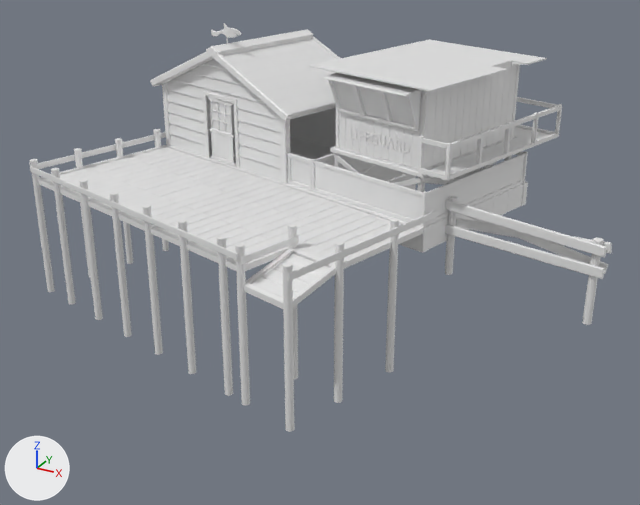
A saved change to the FBX model Unity Stuff/Game Ready Assets/JettyBuildings.fbx.
Rendered twice from a camera (50 mm lens) standing at (-6.0, -12.7, 12.4) and looking at (-21.4, 15.2, -1.6). Every picture has the same lights, and +X, +Y and +Z are marked at lower left. Materials are left out; every surface is plain grey. Where no turn or scale is listed for an object, it has been applied to the vertices. Vertices at the same position are counted once.

In view in the first picture: 'Shack1', 'groundBlocks1', 'jetty', 'lifeguardTower1'.
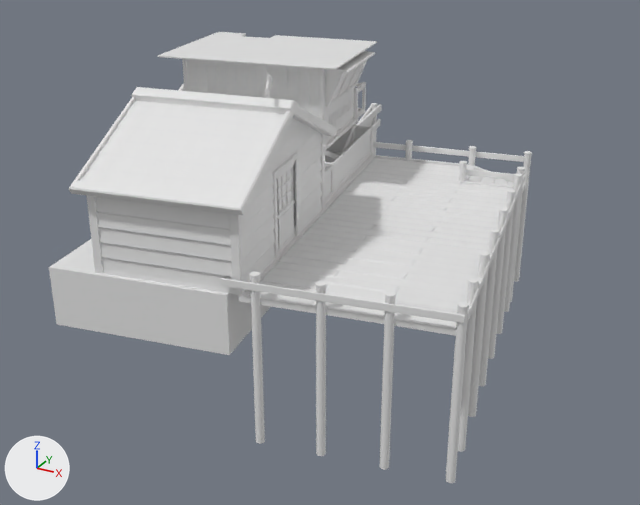
ob_newbuildings is not drawn itself; it is the parent of ob_jetty, ob_shack_grp, ob_lifeguard_grp.

Where the newer file only moved an object's origin or applied its transform, the numbers keep the older frame.

Pixel boxes [x1, y1, x2, y2] of what changed, in the pictures (640 x 505 px; the box of a moved part takes in the faces that stretch with it):
'jetty', turned
    before: [29, 129, 436, 432]
    after: [220, 140, 532, 483]
'Shack1', turned
    before: [150, 29, 341, 184]
    after: [68, 87, 337, 295]
'lifeguardTower1', reshaped
    before: [287, 40, 562, 228]
    after: [158, 32, 377, 204]
'groundBlocks1', turned
    before: [209, 127, 612, 325]
    after: [49, 103, 382, 355]
'weatherVane', turned
    before: [211, 23, 242, 44]
    after: [264, 73, 272, 99]
'wall2', added
    after: [277, 162, 295, 204]
part 1 of me_mesh_003, moved or reshaped
    before: [330, 147, 425, 178]
    after: [325, 119, 358, 150]
part 2 of me_mesh_003, moved or reshaped (not visible afterwards)
    before: [517, 97, 558, 108]
part 3 of me_mesh_003, moved or reshaped (not visible afterwards)
    before: [514, 124, 555, 135]
part 4 of me_mesh_003, moved or reshaped
    before: [335, 64, 520, 169]
    after: [183, 59, 355, 141]
part 5 of me_mesh_003, moved or reshaped
    before: [365, 131, 370, 143]
    after: [335, 111, 337, 122]
part 6 of me_mesh_003, moved or reshaped
    before: [370, 133, 377, 145]
    after: [337, 108, 340, 119]
part 7 of me_mesh_003, moved or reshaped
    before: [379, 135, 386, 147]
    after: [341, 106, 343, 117]
part 8 of me_mesh_003, moved or reshaped
    before: [387, 137, 394, 150]
    after: [343, 104, 346, 115]
part 9 of me_mesh_003, moved or reshaped
    before: [395, 139, 401, 152]
    after: [346, 102, 348, 113]
part 10 of me_mesh_003, moved or reshaped
    before: [402, 141, 410, 153]
    after: [349, 100, 351, 111]
part 11 of me_mesh_003, moved or reshaped
    before: [420, 168, 445, 180]
    after: [357, 109, 365, 119]
part 12 of me_mesh_003, moved or reshaped
    before: [422, 138, 447, 149]
    after: [357, 84, 365, 93]
part 13 of me_mesh_003, moved or reshaped (not visible afterwards)
    before: [450, 133, 558, 180]
part 14 of me_mesh_003, moved or reshaped
    before: [452, 106, 561, 149]
    after: [355, 83, 362, 87]
part 15 of me_mesh_003, moved or reshaped
    before: [418, 136, 424, 173]
    after: [354, 88, 358, 119]
part 16 of me_mesh_003, moved or reshaped
    before: [445, 143, 452, 181]
    after: [362, 82, 366, 109]
part 17 of me_mesh_003, moved or reshaped (not visible afterwards)
    before: [476, 132, 483, 168]
part 18 of me_mesh_003, moved or reshaped (not visible afterwards)
    before: [503, 122, 511, 157]
part 19 of me_mesh_003, moved or reshaped
    before: [287, 40, 562, 228]
    after: [158, 32, 377, 204]

What changed in the scene script:
```text
Change me_mesh_003:
    remove me_mesh_003.from_pydata(...)  # 1769 vertices, 1334 faces; spans x -4.6..4.6, y -4.79..4.79, z -2.77..2.77
    add me_mesh_003.from_pydata(...)  # 1769 vertices, 1334 faces; spans x -11.22..-2.09, y -6.09..2.6, z -2.77..2.77
    me_mesh_003 part 1: the loose piece of 20 vertices spanning x -2.68..1.68, y -4.07..-2.79, z -0.57..-0.41 is turned 115 degrees about the z axis through its middle, then moved by (-2.88, 2.78, 0.0)
    me_mesh_003 part 2: the loose piece of 8 vertices spanning x 1.87..4.48, y 2.75..3.57, z 0.7..0.86 is turned 115 degrees about the z axis through its middle, then moved by (-14.08, -3.28, 0.0)
    me_mesh_003 part 3: the loose piece of 8 vertices spanning x 2.12..4.48, y 2.75..3.5, z -0.41..-0.25 is turned 115 degrees about the z axis through its middle, then moved by (-14.22, -3.12, 0.0)
    me_mesh_003 part 4: the loose piece of 260 vertices spanning x -2.52..3.09, y -3.91..2.83, z -0.33..2.59 is multiplied about its middle by the matrix ((-0.423, -0.906, 0.0), (0.906, -0.423, 0.0), (0.0, 0.0, 1.003)), then moved by (-6.61, -0.63, 0.0)
    me_mesh_003 part 5: the loose piece of 24 vertices spanning x -1.08..-0.84, y -3.29..-3.21, z 0.13..0.56 is turned 115 degrees about the z axis through its middle, then moved by (-2.39, 2.09, 0.0)
    me_mesh_003 part 6: the loose piece of 136 vertices spanning x -0.8..-0.48, y -3.38..-3.28, z 0.13..0.57 is turned 115 degrees about the z axis through its middle, then moved by (-2.76, 2.5, 0.0)
    me_mesh_003 part 7: the loose piece of 44 vertices spanning x -0.41..-0.11, y -3.48..-3.39, z 0.12..0.56 is turned 115 degrees about the z axis through its middle, then moved by (-3.21, 2.99, 0.0)
    me_mesh_003 part 8: the loose piece of 24 vertices spanning x -0.06..0.27, y -3.58..-3.48, z 0.13..0.56 is turned 115 degrees about the z axis through its middle, then moved by (-3.65, 3.47, 0.0)
    me_mesh_003 part 9: the loose piece of 102 vertices spanning x 0.33..0.61, y -3.67..-3.59, z 0.13..0.56 is turned 115 degrees about the z axis through its middle, then moved by (-4.07, 3.93, 0.0)
    me_mesh_003 part 10: the loose piece of 92 vertices spanning x 0.66..0.98, y -3.77..-3.68, z 0.13..0.56 is turned 115 degrees about the z axis through its middle, then moved by (-4.49, 4.38, 0.0)
    me_mesh_003 part 11: the loose piece of 8 vertices spanning x 1.53..2.58, y -4.32..-3.92, z -0.41..-0.25 is turned 115 degrees about the z axis through its middle, then moved by (-5.89, 6.06, 0.0)
    me_mesh_003 part 12: the loose piece of 8 vertices spanning x 1.53..2.58, y -4.32..-3.92, z 0.7..0.86 is turned 115 degrees about the z axis through its middle, then moved by (-5.89, 6.06, 0.0)
    me_mesh_003 part 13: the loose piece of 8 vertices spanning x 2.58..4.57, y -4.23..2.75, z -0.41..-0.25 is turned 115 degrees about the z axis through its middle, then moved by (-11.12, 2.63, 0.0)
    me_mesh_003 part 14: the loose piece of 8 vertices spanning x 2.58..4.57, y -4.23..2.75, z 0.7..0.86 is turned 115 degrees about the z axis through its middle, then moved by (-11.12, 2.63, 0.0)
    me_mesh_003 part 15: the loose piece of 24 vertices spanning x 1.4..1.56, y -4.04..-3.89, z -0.41..0.9 is turned 115 degrees about the z axis through its middle, then moved by (-5.21, 5.33, 0.0)
    me_mesh_003 part 16: the loose piece of 24 vertices spanning x 2.55..2.71, y -4.35..-4.2, z -0.41..0.9 is turned 115 degrees about the z axis through its middle, then moved by (-6.57, 6.8, 0.0)
    me_mesh_003 part 17: the loose piece of 24 vertices spanning x 3.02..3.2, y -2.56..-2.4, z -0.38..0.9 is turned 115 degrees about the z axis through its middle, then moved by (-8.87, 4.69, 0.0)
    me_mesh_003 part 18: the loose piece of 24 vertices spanning x 3.48..3.66, y -0.84..-0.68, z -0.38..0.9 is turned 115 degrees about the z axis through its middle, then moved by (-11.09, 2.65, 0.0)
    me_mesh_003 part 19: 841 of 1769 vertices moved; they spanned x -4.6..4.6, y -4.79..4.79, z -2.77..2.77 and now span x -11.22..-2.09, y -6.09..2.46, z -2.77..2.77; mean shift (-5.27, -1.12, 0.0); largest move (4.59, 2.85, -0.4) -> (-11.22, 1.3, -0.4)
Change ob_newbuildings:
    ob_newbuildings.rotation_euler: (1.571, 0.0, 0.0) -> (1.571, 0.0, 2.007)  # degrees (90, 0, 0) -> degrees (90, 0, 115)
Add ob_wall2:
    ob_wall2 = bpy.data.objects.new('wall2', me_mesh_005)  # 34 vertices, 16 faces; spans x -2.24..2.14, y -0.39..0.43, z 0.0..2.85
    ob_wall2.location = (-23.21, 14.11, 0.6)
```
